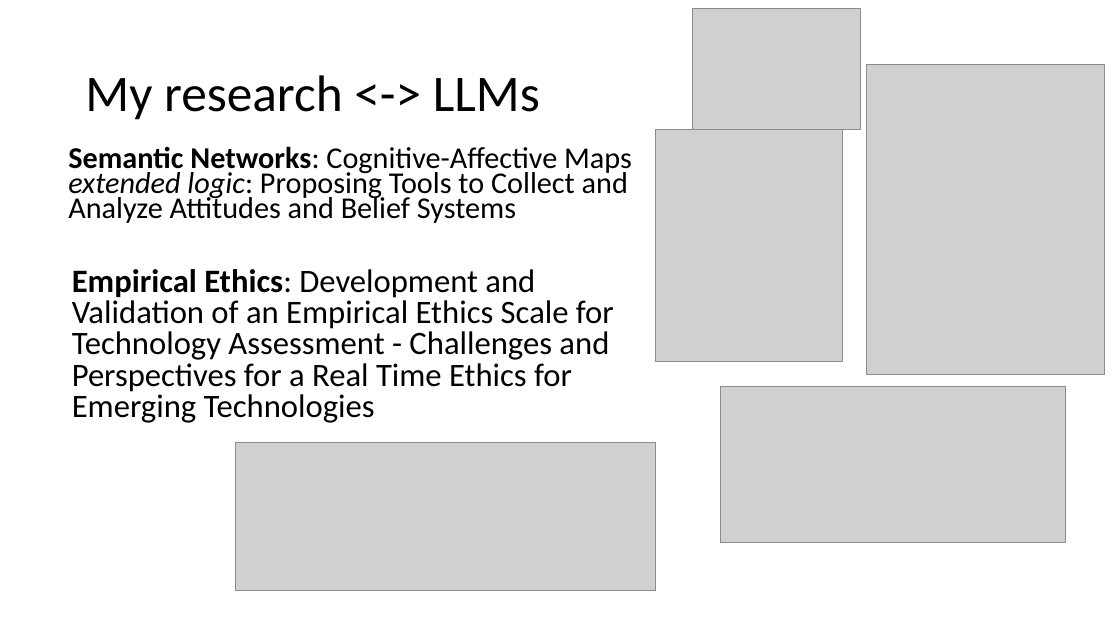
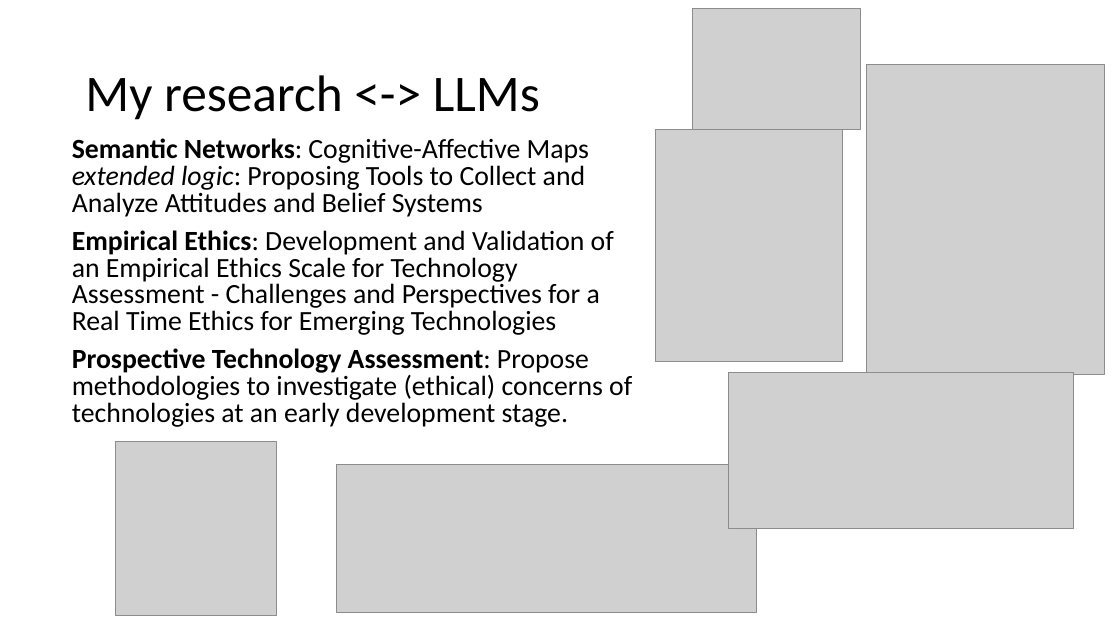
Before and after one commit to FennStatistics/introductory-workshop-in-LLMs, a slide deck: slide 4 of welcome slides.pptx. Drawn at 1120x630 pixels with LibreOffice and Linux fonts; fonts in the diff are those of the drawing; grey boxes stand for pictures. Boxes give left, top, right and bottom in pixels: in the first picture for what was removed or moved away, otherwise in the second. Text is boxed around its words. In the diff, an @@ line names an element or a change of style, - is before the commit and + after.

```diff
--- a/welcome slides.pptx
+++ b/welcome slides.pptx
@@ text "Semantic Networks: Cognitive-Affective Maps extended ...": place and size @@
-text "Semantic Networks: Cognitive-Affective Maps extended ..." at <box>72,269,614,423</box>
+text "Semantic Networks: Cognitive-Affective Maps extended ..." at <box>72,138,632,427</box>
@@ text removed at <box>68,146,632,223</box> @@
-Semantic Networks: Cognitive-Affective Maps extended logic: Proposing Tools to Collect and Analyze Attitudes and Belief Systems
@@ text at <box>72,138,589,217</box>: paragraph added @@
+Semantic Networks: Cognitive-Affective Maps extended logic: Proposing Tools to Collect and Analyze Attitudes and Belief Systems
@@ text at <box>72,230,614,335</box>: size 28 to 23.8 pt in "Empirical Ethics: Development and Validation of an ..." @@
@@ text at <box>72,348,632,427</box>: paragraph added @@
+Prospective Technology Assessment: Propose methodologies to investigate (ethical) concerns of technologies at an early development stage.
@@ picture: place and size @@
-picture at <box>721,386,1066,543</box>
+picture at <box>728,373,1074,529</box>
@@ picture added at <box>116,441,276,615</box> @@
@@ picture: place and size @@
-picture at <box>236,443,655,591</box>
+picture at <box>337,465,756,613</box>
```
Also in this commit, not shown: 2 slides added, 2 slides removed, 11 other files.
